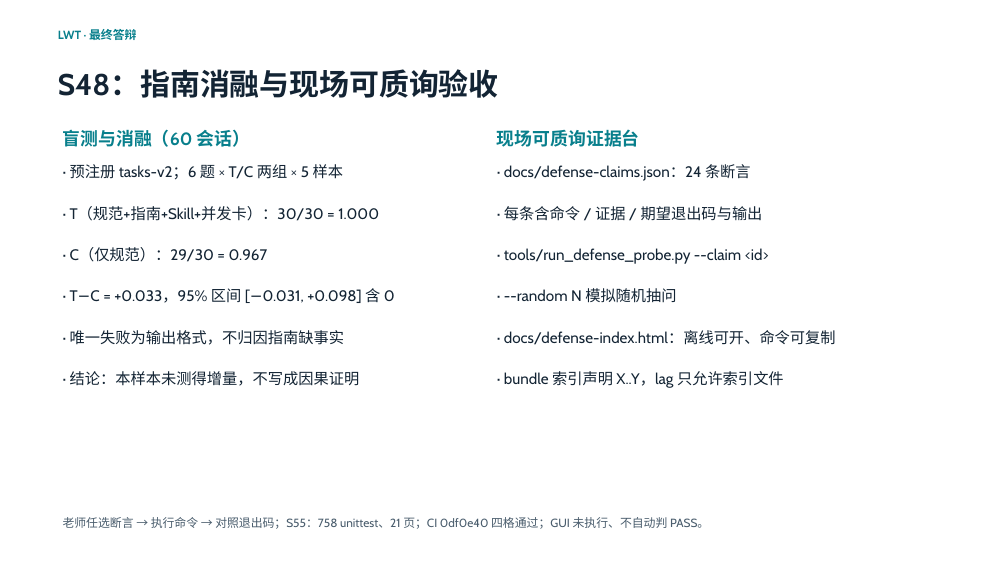
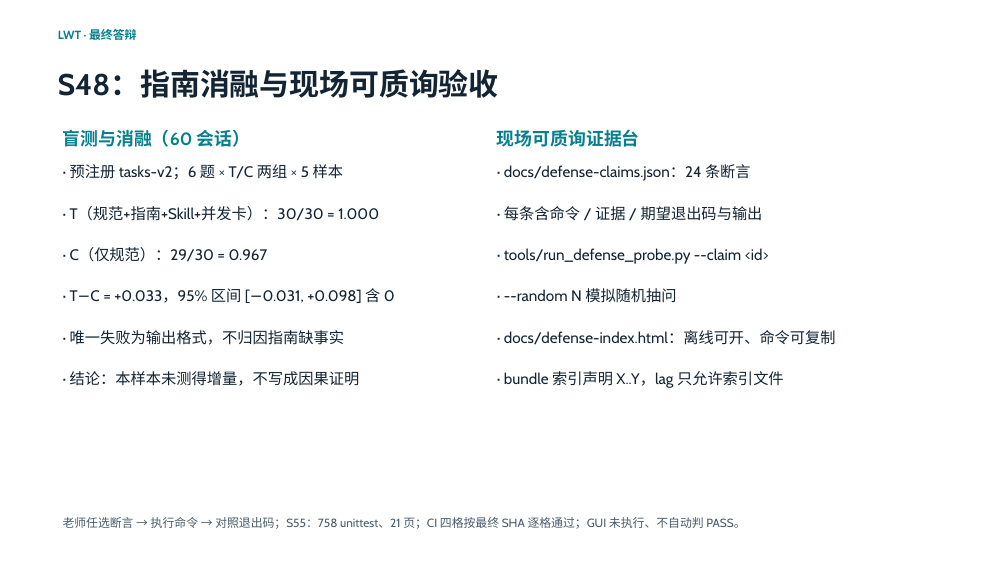
Before and after one commit to 05T1925/Interpreted-general-purpose-scripting-language-LWT, a slide deck: slide 21 of slides/LWT介绍.pptx. Drawn at 1008x567 pixels with LibreOffice and Linux fonts; fonts in the diff are those of the drawing. Boxes give left, top, right and bottom in pixels: in the first picture for what was removed or moved away, otherwise in the second. Text is boxed around its words. In the diff, an @@ line names an element or a change of style, - is before the commit and + after.

```diff
--- a/slides/LWT介绍.pptx
+++ b/slides/LWT介绍.pptx
@@ text at bbox=[63, 517, 745, 529]: text changed @@
-老师任选断言 → 执行命令 → 对照退出码；S55：758 unittest、21 页；CI 0df0e40 四格通过；GUI 未执行、不自动判 PASS。
+老师任选断言 → 执行命令 → 对照退出码；S55：758 unittest、21 页；CI 四格按最终 SHA 逐格通过；GUI 未执行、不自动判 PASS。
```
Also in this commit, not shown: 6 other slides changed, 12 other files.
